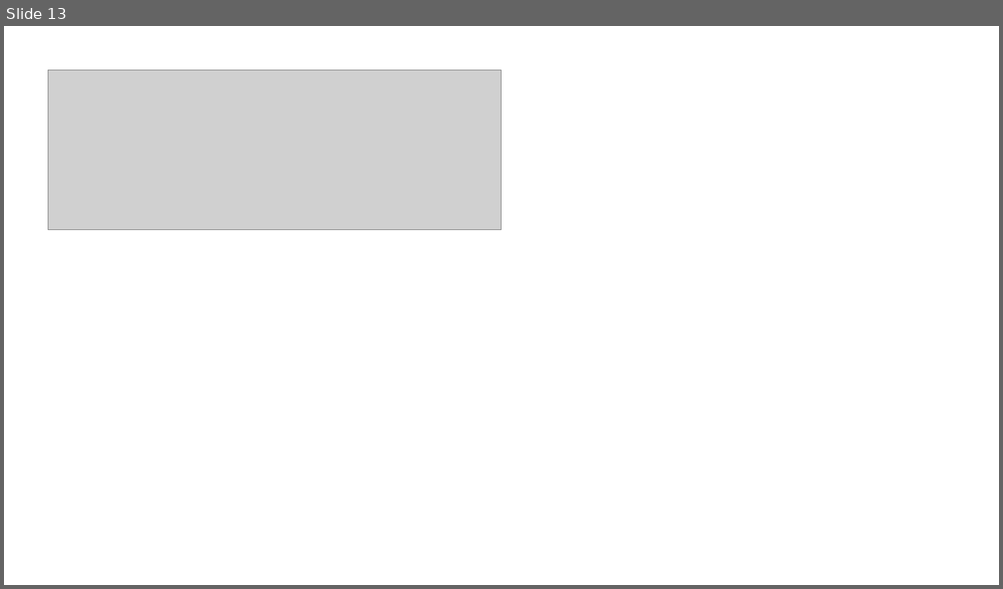
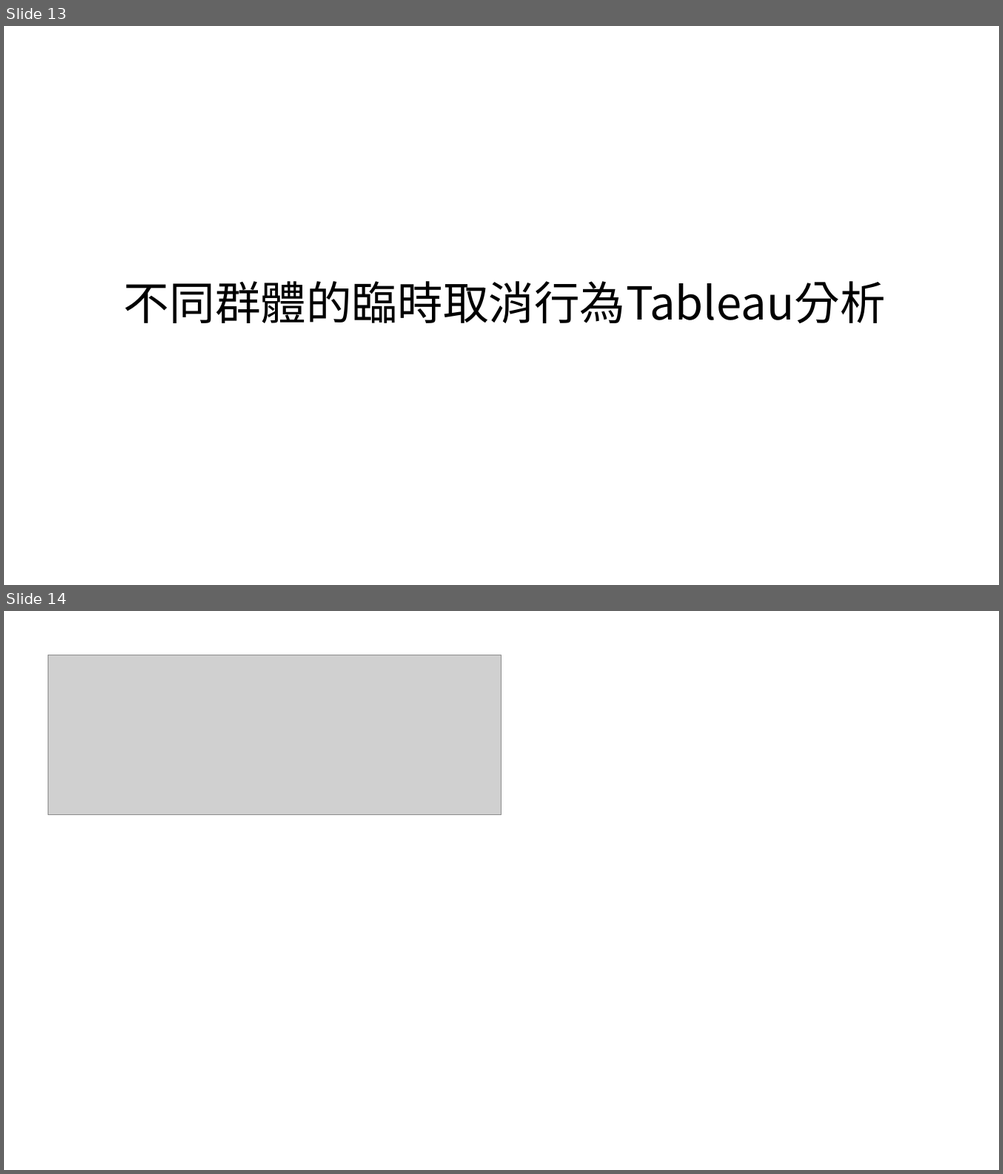
Before and after one commit to William-07/GHR_Analysis, a slide deck: Report/Global Hotels and Resorts Revenue Analysis - Cancellation Analysis.pptx. Shown one above the other, each under a label of ours: slide 13 before the commit, slides 13 and 14 after it. The pictures are 1003x589 and 1003x1174 pixels, drawn with LibreOffice and Linux fonts; fonts in the diff are those of the drawing; grey boxes stand for pictures; background and template pictures are left out. Boxes give left, top, right and bottom in pixels: in the first picture for what was removed or moved away, otherwise in the second. Text is boxed around its words. In the diff, an @@ line names an element or a change of style, - is before the commit and + after.

```diff
--- a/Report/Global Hotels and Resorts Revenue Analysis - Cancellation Analysis.pptx
+++ b/Report/Global Hotels and Resorts Revenue Analysis - Cancellation Analysis.pptx
@@ slide 13 added at <box>4,26,999,585</box>, background #FFFFFF @@
@@ title added at <box>124,281,885,323</box>, 44 pt, text #000000 @@
+不同群體的臨時取消行為Tableau分析
@@ what was slide 13 is now slide 14 @@
```
Also in this commit, not shown: 14 slides changed, 1 slide removed.
